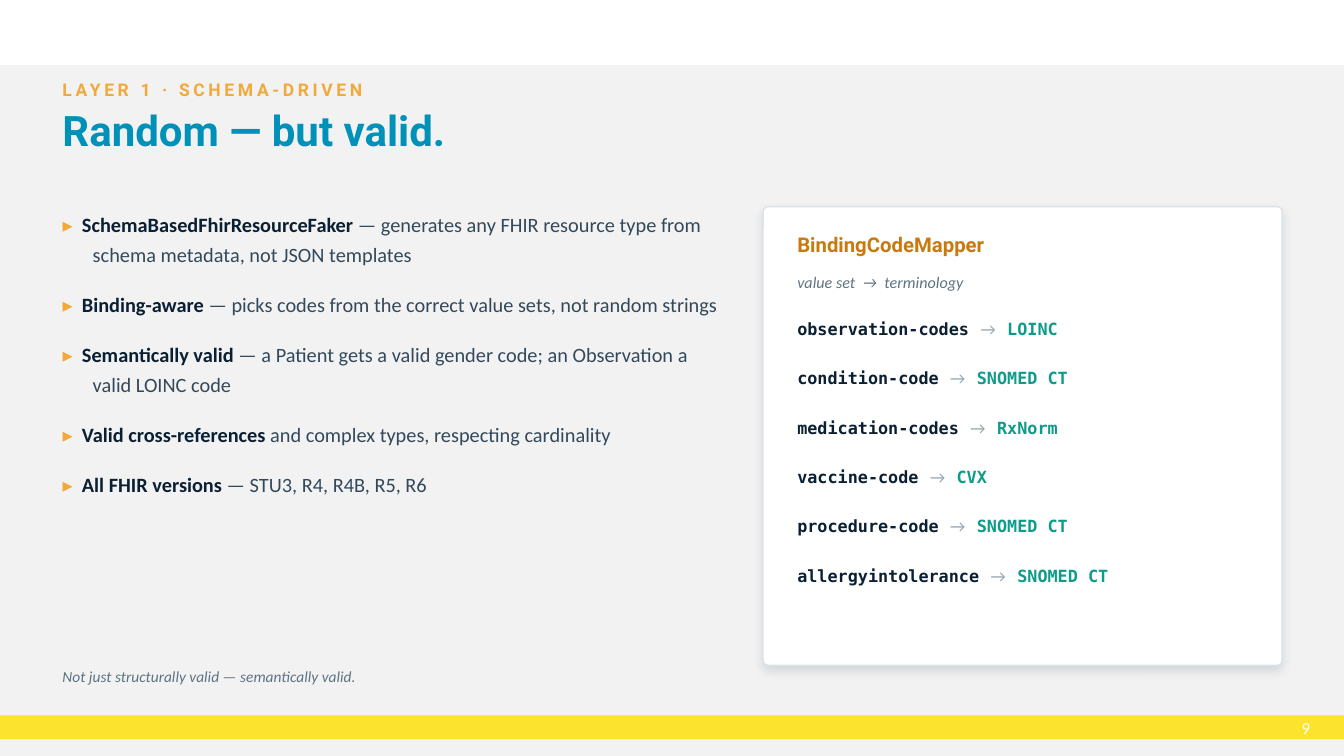
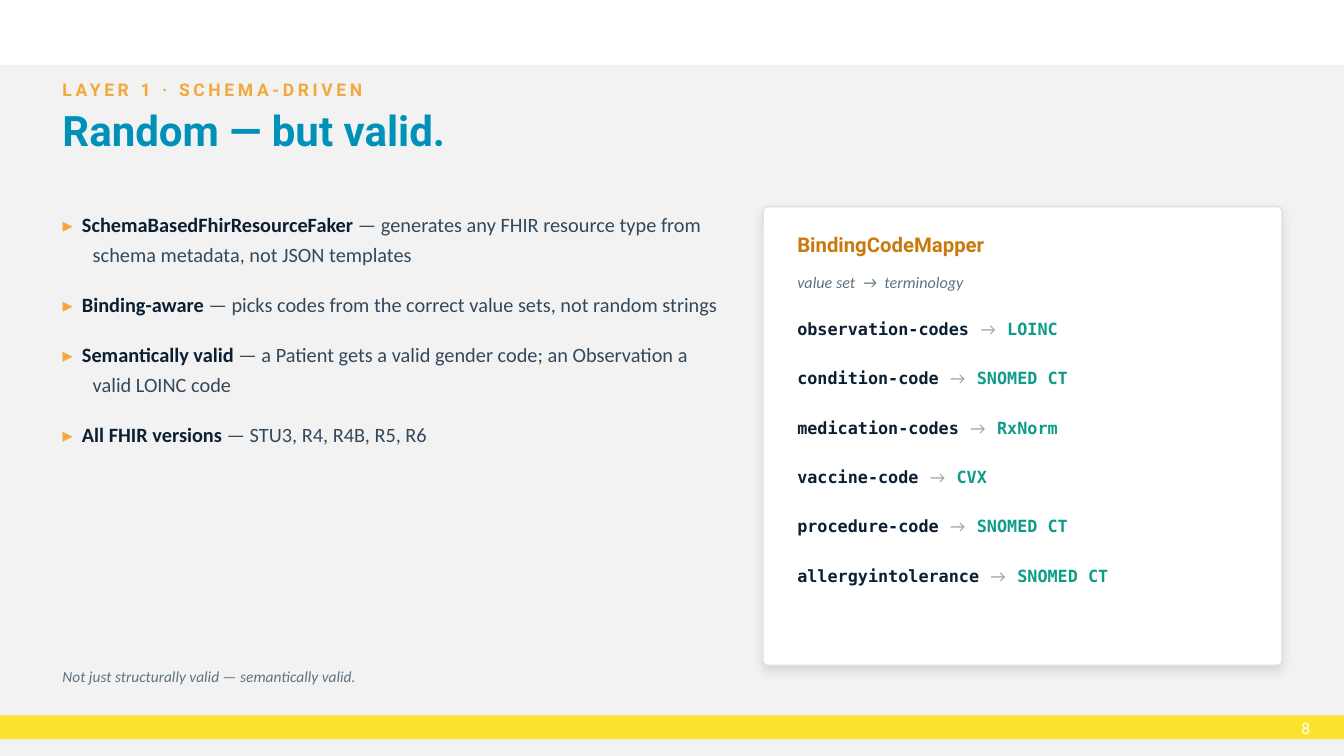
Before and after one commit to brendankowitz/FHIRDevDays2026, a slide deck: slide 9 of talks/talk2-fhir-fakes/DD26_CT_260617_Brendan-Kowitz_FhirFakes-dotNET.pptx (slide 10 before the commit). Drawn at 1344x756 pixels with LibreOffice and Linux fonts; fonts in the diff are those of the drawing; background and template pictures are left out. Boxes give left, top, right and bottom in pixels: in the first picture for what was removed or moved away, otherwise in the second. Text is boxed around its words. In the diff, an @@ line names an element or a change of style, - is before the commit and + after.

```diff
--- a/talks/talk2-fhir-fakes/DD26_CT_260617_Brendan-Kowitz_FhirFakes-dotNET.pptx
+++ b/talks/talk2-fhir-fakes/DD26_CT_260617_Brendan-Kowitz_FhirFakes-dotNET.pptx
@@ text at <box>82,427,611,446</box>: paragraph removed @@
-▸ Valid cross-references and complex types, respecting cardinality
@@ page number at <box>1302,722,1310,734</box>: text changed @@
-9
+8
```
Also in this commit, not shown: 4 other slides changed, 2 slides removed, 1 other file.
